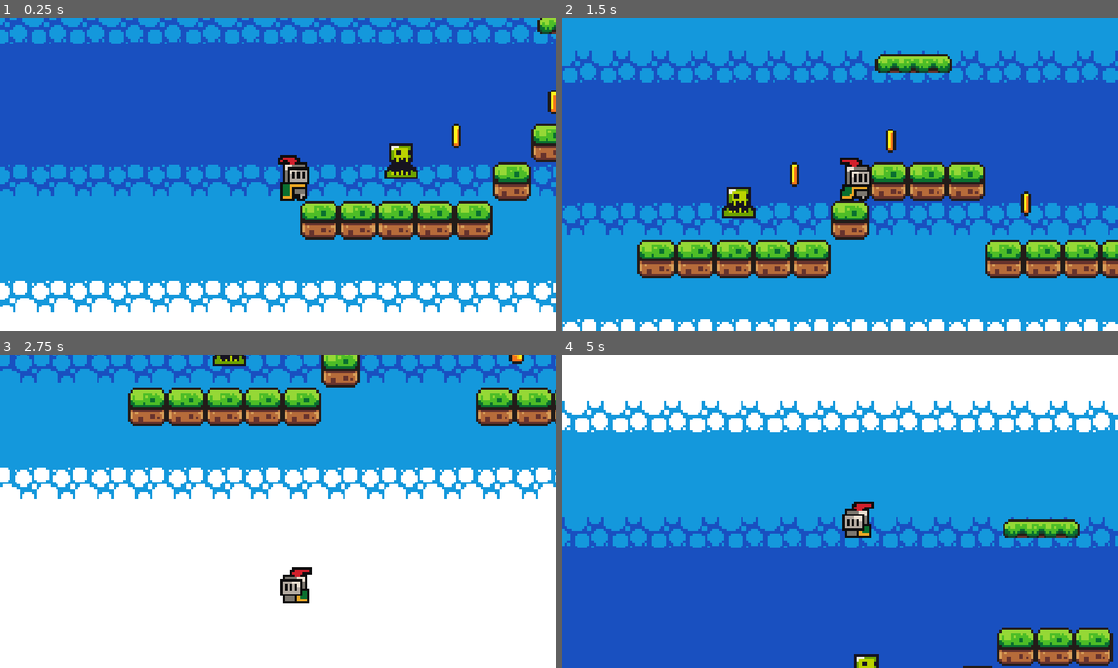
Above: before the commit, frames 1-4 (two rows, left to right).
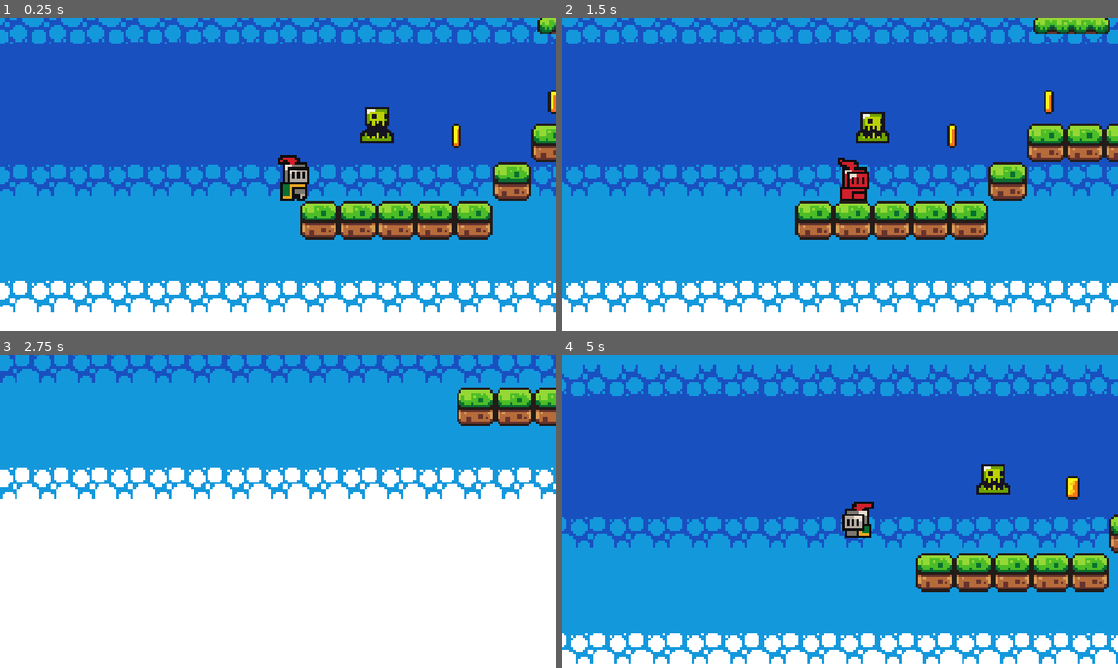
Above: after the commit, the same moments.

Repository: pjax09/terra-project
Game: Godot game, scene res://assets/brackeys_platformer_assets (2)/scripts/game.tscn
Same seed, same stepped clock (60 frames per second), same inputs: the game is played once before the commit and once after it.
Inputs (mouse positions are in pixels of both pictures, inside the frame that each line leads up to):
- Up to frame 1 (0.25 s): no input
- Up to frame 2 (1.5 s): tap Enter at 0.5 s; move the mouse to (962, 158) at 0.52 s; hold Right from 0.53 s (still down); tap Space (jump) at 0.6, 0.77, 1.07 s; click (962, 158) at 0.67 s; move the mouse to (728, 190) at 1.27 s; tap Alt at 1.35 s
- Up to frame 3 (2.75 s): tap Space (jump) at 1.52, 1.55, 1.82, 2.3 s; move the mouse to (333, 442) at 2.02 s; release Right at 2.03 s; hold Left from 2.03 s (still down); tap Shift at 2.1 s
- Up to frame 4 (5 s): move the mouse to (812, 574) at 2.77 s; release Left at 2.78 s; hold Right 2.78-4.28 s; tap Space (jump) at 2.85, 3.02, 3.32, 3.77, 3.8, 4.07, 4.52, 4.55, 4.82 s; click (812, 574) at 2.92 s; move the mouse to (1006, 558) at 3.52 s; tap Alt at 3.6 s; move the mouse to (673, 464) at 4.27 s; hold Left from 4.28 s (still down); tap Shift at 4.35 s

The runs differ from the first frame. In frame 1, 1.1% of the frame differs, in the area x 64-76%, y 28-52%; in frame 2, 48%; in frame 3, 14%; in frame 4, 95%, in the area x 0-100%, y 0-100%.
Error before the commit: Invalid assignment of property or key 'velocity' with value of type 'Vector2' on a base object of type 'null instance'. (res://assets/brackeys_platformer_asset…

Commit message:
death
i can now kill the player and he will keal over and turn red and you cant move

Diff:
--- a/assets/brackeys_platformer_assets (2)/scripts/game.tscn
+++ b/assets/brackeys_platformer_assets (2)/scripts/game.tscn
@@ -8,6 +8,7 @@
 [ext_resource type="PackedScene" uid="uid://b8a1nloakyoq4" path="res://assets/brackeys_platformer_assets (2)/scripts/kill_zone.tscn" id="5_5tipv"]
 
 [sub_resource type="WorldBoundaryShape2D" id="WorldBoundaryShape2D_g4v7s"]
+distance = -61.0
 
 [sub_resource type="TileSetAtlasSource" id="TileSetAtlasSource_e2o6t"]
 texture = ExtResource("2_ljdu6")
@@ -244,9 +245,6 @@
 layer_1/name = "mid grond"
 layer_1/tile_data = PackedInt32Array(65534, 0, 0, 65535, 0, 0, 0, 0, 0, 1, 0, 0, 2, 0, 0, -65533, 0, 0, -131068, 0, 0, -131067, 0, 0, -131066, 0, 0, 7, 0, 0, 8, 0, 0, 9, 0, 0, 10, 0, 0)
 
-[node name="Node2D" parent="art" unique_id=1491138933 instance=ExtResource("4_yug8i")]
-position = Vector2(10, -8)
-
 [node name="platform2" type="Node" parent="." unique_id=798231062]
 
 [node name="platform" parent="platform2" unique_id=949577282 instance=ExtResource("3_jwaa1")]
@@ -270,3 +268,7 @@
 
 [node name="coin3" parent="coins" unique_id=953147876 instance=ExtResource("4_kiaow")]
 position = Vector2(129, -15)
+
+[node name="slime" parent="." unique_id=1491138933 instance=ExtResource("4_yug8i")]
+z_index = 1
+position = Vector2(-1, -23)
--- a/assets/brackeys_platformer_assets (2)/scripts/kill_zone.tscn
+++ b/assets/brackeys_platformer_assets (2)/scripts/kill_zone.tscn
@@ -6,11 +6,12 @@
 
 @onready var timer: Timer = $Timer
 @onready var player = $\"../player\"
+signal player_dead
 
 func _on_body_entered(body: Node2D) -> void:
+	player_dead.emit()
 	print (\"you died\")
-	player.velocity = Vector2.ZERO
-
+	player.velocity.x = 0
 	timer.start()
 
 func _on_timer_timeout() -> void:
--- a/assets/brackeys_platformer_assets (2)/scripts/player.tscn
+++ b/assets/brackeys_platformer_assets (2)/scripts/player.tscn
@@ -9,46 +9,67 @@
 
 const SPEED = 150.0
 const JUMP_VELOCITY = -300.0
-
+var playerdead=false
 @onready var animated_sprite: AnimatedSprite2D = $AnimatedSprite2D
+@onready var  killzone = $\"../kill zone\"
+@onready var slime = $\"../slime/Area2D\"
+func _ready() -> void:
+	killzone.player_dead.connect(_playerdead)
+	slime.player_dead.connect(_playerdead)
+
+func _playerdead():
+	playerdead = true
+	velocity.x = 0
+	animated_sprite.play(\"die\")
+
+
 func _physics_process(delta: float) -> void:
-	# Add the gravity.
+		# Add the gravity.
 	if not is_on_floor():
 		velocity += get_gravity() * delta
 
-	# Handle jump.
-	if Input.is_action_just_pressed(\"jump\") and is_on_floor():
-		velocity.y = JUMP_VELOCITY
-
-#left is -1 nothing is 0 right is 1 for direction
-	var direction := Input.get_axis(\"move_left\", \"move_right\")
-	#flips the things
-	if direction > 0:
-		animated_sprite.flip_h = false
-
-	elif direction < 0:
-		animated_sprite.flip_h = true
-
-	#plays the animations
-	if is_on_floor():
-		if direction == 0:
-			animated_sprite.play(\"idle\")
+	if playerdead == false:
+		# Handle jump.
+		if Input.is_action_just_pressed(\"jump\") and is_on_floor():
+			velocity.y = JUMP_VELOCITY
+	#left is -1 nothing is 0 right is 1 for direction
+		var direction := Input.get_axis(\"move_left\", \"move_right\")
+		#flips the things
+		if direction > 0:
+			animated_sprite.flip_h = false
+
+		elif direction < 0:
+			animated_sprite.flip_h = true
+
+		#plays the animations
+		if is_on_floor():
+			if direction == 0:
+				animated_sprite.play(\"idle\")
+			else:
+				animated_sprite.play(\"run\")
 		else:
-			animated_sprite.play(\"run\")
-	else:
-		animated_sprite.play(\"jump\")
-
-	#exicutes the directino
-	if direction:
-		velocity.x = direction * SPEED
-	else:
-		velocity.x = move_toward(velocity.x, 0, SPEED)
+			animated_sprite.play(\"jump\")
+
+		#exicutes the directino
+		if direction:
+			velocity.x = direction * SPEED
+		else:
+			velocity.x = move_toward(velocity.x, 0, SPEED)
+
+
+
 
 	move_and_slide()
 
 
 
+
+
 "
+
+[sub_resource type="AtlasTexture" id="AtlasTexture_nfjy2"]
+atlas = ExtResource("1_nfjy2")
+region = Rect2(64, 192, 32, 32)
 
 [sub_resource type="AtlasTexture" id="AtlasTexture_18r3x"]
 atlas = ExtResource("1_nfjy2")
@@ -136,6 +157,14 @@
 
 [sub_resource type="SpriteFrames" id="SpriteFrames_g4v7s"]
 animations = [{
+"frames": [{
+"duration": 1.0,
+"texture": SubResource("AtlasTexture_nfjy2")
+}],
+"loop": 1,
+"name": &"die",
+"speed": 5.0
+}, {
 "frames": [{
 "duration": 1.0,
 "texture": SubResource("AtlasTexture_18r3x")
@@ -225,7 +254,7 @@
 
 [node name="AnimatedSprite2D" type="AnimatedSprite2D" parent="." unique_id=716701097]
 sprite_frames = SubResource("SpriteFrames_g4v7s")
-animation = &"idle"
+animation = &"die"
 autoplay = "idle"
 
 [node name="CollisionShape2D" type="CollisionShape2D" parent="." unique_id=1806102289]
--- a/assets/brackeys_platformer_assets (2)/scripts/slime.tscn
+++ b/assets/brackeys_platformer_assets (2)/scripts/slime.tscn
@@ -1,10 +1,26 @@
 [gd_scene format=3 uid="uid://yvac2ipg6jo8"]
 
 [ext_resource type="Texture2D" uid="uid://d2nmllmcugu1d" path="res://assets/brackeys_platformer_assets (2)/sprites/slime_green.png" id="1_5jc4t"]
-[ext_resource type="PackedScene" uid="uid://b8a1nloakyoq4" path="res://assets/brackeys_platformer_assets (2)/scripts/kill_zone.tscn" id="2_4l1t8"]
+
+[sub_resource type="GDScript" id="GDScript_tc4ab"]
+script/source = "extends Node2D
+
+@onready var timer: Timer = $Timer
+@onready var player = $\"../../player\"
+signal player_dead
+
+func _on_body_entered(body: Node2D) -> void:
+	player_dead.emit()
+	print (\"you died\")
+	player.velocity.x = 0
+	timer.start()
+
+func _on_timer_timeout() -> void:
+	get_tree().reload_current_scene()
+"
 
 [sub_resource type="RectangleShape2D" id="RectangleShape2D_g4v7s"]
-size = Vector2(8, 10)
+size = Vector2(8, 9)
 
 [sub_resource type="AtlasTexture" id="AtlasTexture_ppcr1"]
 atlas = ExtResource("1_5jc4t")
@@ -42,16 +58,23 @@
 "speed": 10.0
 }]
 
-[node name="Node2D" type="Node2D" unique_id=1491138933]
+[node name="slime" type="Node2D" unique_id=1491138933]
 
-[node name="kill zone" parent="." unique_id=2021737760 instance=ExtResource("2_4l1t8")]
+[node name="Area2D" type="Area2D" parent="." unique_id=478332600]
+collision_mask = 3
+script = SubResource("GDScript_tc4ab")
 
-[node name="CollisionShape2D2" type="CollisionShape2D" parent="kill zone" unique_id=2140267335]
-position = Vector2(0, -7)
+[node name="CollisionShape2D" type="CollisionShape2D" parent="Area2D" unique_id=1563465973]
+position = Vector2(1, -7.5)
 shape = SubResource("RectangleShape2D_g4v7s")
 
+[node name="Timer" type="Timer" parent="Area2D" unique_id=99594812]
+
 [node name="AnimatedSprite2D" type="AnimatedSprite2D" parent="." unique_id=1973726497]
-position = Vector2(0, -13)
+position = Vector2(1, -13)
 sprite_frames = SubResource("SpriteFrames_g4v7s")
 autoplay = "default"
 frame_progress = 0.24851969
+
+[connection signal="body_entered" from="Area2D" to="Area2D" method="_on_body_entered"]
+[connection signal="timeout" from="Area2D/Timer" to="Area2D" method="_on_timer_timeout"]
